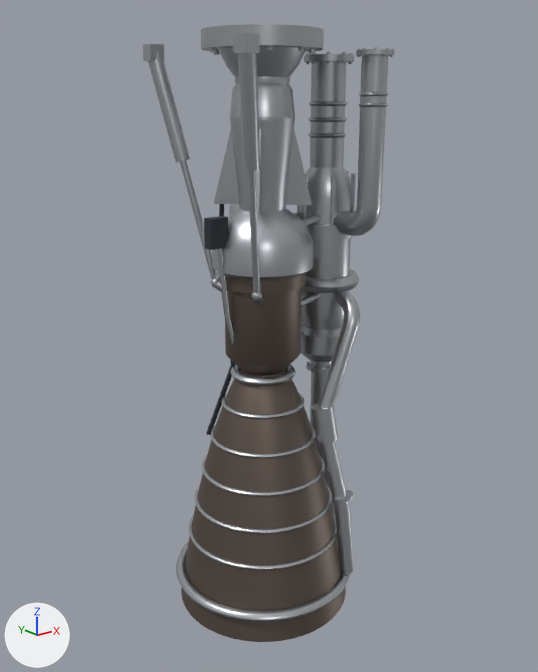
One commit to the Blender file assets/blender/eng_kerolox_workhorse.blend: the scene before it, then after it.
One viewpoint serves both versions: a camera (50 mm lens) standing at (-2.22, -2.82, 2.59) and looking at (0.05, 0.02, 1.46). Lighting does not change. The marker at lower left points along +X, +Y and +Z. The first picture is the older version. Objects named as collision shapes, trigger or cutter boxes, shadow casters or lower levels of detail are left out.

The first picture shows 'eng_kerolox_workhorse_LOD0'.
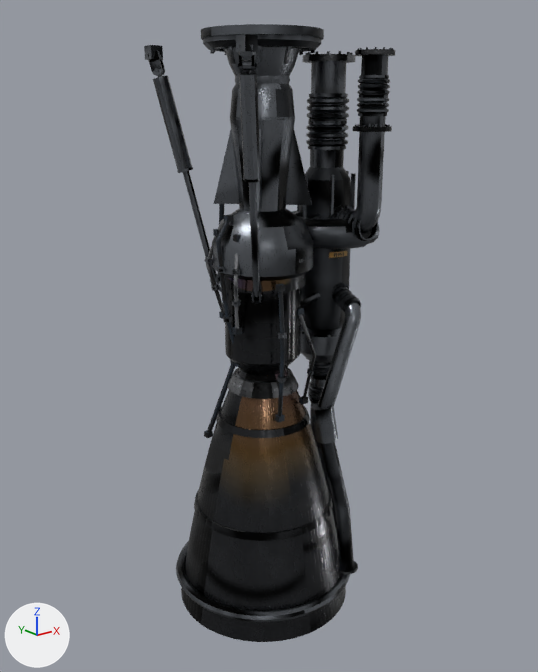
What differs and where, as boxes [x1, y1, x2, y2] in the pictures (538 x 672 px):
'eng_kerolox_workhorse_LOD0', surface changed, reshaped (darker)
    before: [143, 24, 395, 642]
    after: [144, 24, 395, 642]
part 1 of me_eng_kerolox_workhorse_lod0, added
    after: [219, 406, 308, 430]
part 2 of me_eng_kerolox_workhorse_lod0, added
    after: [203, 34, 321, 43]
part 3 of me_eng_kerolox_workhorse_lod0, rebuilt (12% narrower, 26% shorter)
    before: [230, 364, 296, 386]
    after: [234, 367, 292, 383]
part 4 of me_eng_kerolox_workhorse_lod0, rebuilt
    before: [306, 365, 329, 373]
    after: [309, 367, 329, 371]
part 5 of me_eng_kerolox_workhorse_lod0, rebuilt (not visible afterwards)
    before: [306, 360, 330, 369]
part 6 of me_eng_kerolox_workhorse_lod0, deleted
    before: [143, 33, 389, 570]
part 7 of me_eng_kerolox_workhorse_lod0, built on
    before: [148, 24, 395, 574]
    after: [144, 24, 395, 570]
part 8 of me_eng_kerolox_workhorse_lod0, built on
    after: [176, 541, 358, 622]
part 9 of me_eng_kerolox_workhorse_lod0, surface changed (darker)
    both: [181, 49, 368, 642]
part 10 of me_eng_kerolox_workhorse_lod0, recoloured
    before: [307, 49, 369, 240]
    after: [357, 49, 368, 55]
part 11 of me_eng_kerolox_workhorse_lod0, recoloured (light grey to black)
    both: [299, 167, 351, 330]

Diff of the bpy script that builds the scene:
```diff
--- a/assets/blender/eng_kerolox_workhorse.blend.py
+++ b/assets/blender/eng_kerolox_workhorse.blend.py
@@ mat_engine_metal @@
 mat_engine_metal = bpy.data.materials.new('engine_metal')
-# nodes: BsdfPrincipled, OutputMaterial
-# colours: light grey #bcbfc4
+# nodes: BsdfPrincipled, MapRange x2, Mapping, Math x7, Mix x3, NormalMap, OutputMaterial, SeparateColor x2, TexImage x4, UVMap x2
+# colours: grey #878c93
+# uses the picture img_eng_kerolox_workhorse_lod1_mask_png
+# uses the picture img_engine_metal_albedo_jpg
+# uses the picture img_engine_metal_normal_png
+# uses the picture img_engine_metal_orm_jpg
@@ mat_nozzle_hot @@
 mat_nozzle_hot = bpy.data.materials.new('nozzle_hot')
-# nodes: BsdfPrincipled, OutputMaterial
-# colours: brown #73675f
+# nodes: BsdfPrincipled, MapRange x4, Mapping, Math x8, Mix x4, NormalMap, OutputMaterial, SeparateColor x2, TexImage x4, UVMap x2, ValToRGB
+# colours: dark grey #4f5155, brown #957e50, brown #815d38, dark blue #55507c
+# uses the picture img_eng_kerolox_workhorse_lod1_mask_png
+# uses the picture img_nozzle_hot_albedo_jpg
+# uses the picture img_nozzle_hot_normal_png
+# uses the picture img_nozzle_hot_orm_jpg
@@ mat_engine_metal_satin @@
+mat_engine_metal_satin = bpy.data.materials.new('engine_metal_satin')
+# colours: grey #7e838a
+# uses the picture img_eng_kerolox_workhorse_lod1_mask_png
+# uses the picture img_engine_metal_satin_albedo_jpg
+# uses the picture img_engine_metal_satin_normal_png
+# uses the picture img_engine_metal_satin_orm_jpg
@@ mat_trim @@
+mat_trim = bpy.data.materials.new('trim')
+# colours: light grey #bec1c6
+# uses the picture img_eng_kerolox_workhorse_lod1_mask_png
+# uses the picture img_mf_trim_01_albedo_jpg
+# uses the picture img_mf_trim_01_normal_png
+# uses the picture img_mf_trim_01_orm_jpg
@@ mat_decal @@
+mat_decal = bpy.data.materials.new('decal')
+# colours: white #ffffff
+# uses the picture img_eng_kerolox_workhorse_lod1_mask_png
+# uses the picture img_mf_decals_01_albedo_png
+# uses the picture img_mf_decals_01_normal_png
+# uses the picture img_mf_decals_01_orm_jpg
@@ mat_nozzle_inner @@
+mat_nozzle_inner = bpy.data.materials.new('nozzle_inner')
+# colours: orange #b57a45, brown #957e50, brown #815d38, dark blue #55507c
+# uses the picture img_eng_kerolox_workhorse_lod1_mask_png
+# uses the picture img_nozzle_inner_albedo_jpg
+# uses the picture img_nozzle_inner_normal_png
+# uses the picture img_nozzle_inner_orm_jpg
@@ me_eng_kerolox_workhorse_lod0 @@
 # used by ob_eng_kerolox_workhorse_lod0; parent = ob_eng_kerolox_workhorse; location = (0.0, 0.0, 0.0)
-me_eng_kerolox_workhorse_lod0.from_pydata(...)  # 11139 vertices, 8764 faces; spans x -0.48..0.62, y -0.48..0.48, z 0.0..2.9
+me_eng_kerolox_workhorse_lod0.from_pydata(...)  # 28471 vertices, 17339 faces; spans x -0.48..0.62, y -0.48..0.48, z 0.0..2.9
+# me_eng_kerolox_workhorse_lod0 part 1: the loose piece of 112 vertices spanning x -0.46..0.46, y -0.46..0.46, z 0.0 is copied, and the copy is scaled about its middle by (0.498, 0.498, 1), then moved by (0.0, 0.0, 1.06), in mat_nozzle_hot; it spans x -0.23..0.23, y -0.23..0.23, z 1.06
+# me_eng_kerolox_workhorse_lod0 part 2: the loose piece of 56 vertices spanning x -0.28..0.28, y -0.28..0.28, z 2.82..2.9 is copied, and the copy is scaled about its middle by (0.965, 0.965, 0.25), then moved by (0.0, 0.0, -0.01), in mat_engine_metal_satin; it spans x -0.27..0.27, y -0.27..0.27, z 2.84..2.86
+# me_eng_kerolox_workhorse_lod0 part 3: the loose piece of 224 vertices spanning x -0.17..0.17, y -0.17..0.17, z 1.26..1.3 is rebuilt with 64 vertices and now spans x -0.15..0.15, y -0.15..0.15, z 1.27
+# me_eng_kerolox_workhorse_lod0 part 4: the loose piece of 24 vertices spanning x 0.32..0.5, y -0.09..0.09, z 1.21..1.23 is rebuilt with 32 vertices and now spans x 0.34..0.48, y -0.07..0.07, z 1.22
+# me_eng_kerolox_workhorse_lod0 part 5: the loose piece of 13 vertices spanning x 0.32..0.5, y -0.09..0.09, z 1.23 is rebuilt with 32 vertices and now spans x 0.34..0.48, y -0.07..0.07, z 1.23
+# me_eng_kerolox_workhorse_lod0 part 6: 113 loose pieces with 2487 vertices, spanning x -0.41..0.52, y -0.41..0.41, z 0.38..2.85, are deleted
+# me_eng_kerolox_workhorse_lod0 part 7: 140 vertices moved within x -0.36..0.51, y -0.36..0.36, z 0.56..2.82; 1715 vertices removed from x -0.39..0.6, y -0.39..0.43, z 0.54..2.85; 19748 vertices added at x -0.39..0.61, y -0.4..0.39, z 0.53..2.86
+# me_eng_kerolox_workhorse_lod0 part 8: 4 vertices removed from x -0.3..0.3, y -0.3..0.3, z 0.15; 1400 vertices added at x -0.48..0.48, y -0.48..0.48, z 0.12..0.21
+# me_eng_kerolox_workhorse_lod0 part 9: 1889 kept faces spanning x -0.46..0.56, y -0.46..0.46, z 0.0..2.9 get new texture (UV) coordinates
+# me_eng_kerolox_workhorse_lod0 part 10: 24 faces spanning x 0.26..0.56, y -0.34..0.15, z 1.94..2.82 switch from mat_engine_metal (light grey #bcbfc4) to mat_trim
+# me_eng_kerolox_workhorse_lod0 part 11: 168 faces spanning x -0.28..0.55, y -0.28..0.28, z 1.4..2.9 switch from mat_engine_metal (light grey #bcbfc4) to mat_engine_metal_satin
+# me_eng_kerolox_workhorse_lod0 part 12: the surface is now shaded flat
+# other edits to the shape of me_eng_kerolox_workhorse_lod0 do not show in these pictures
 me_eng_kerolox_workhorse_lod0.materials.append(mat_nozzle_hot)
 me_eng_kerolox_workhorse_lod0.materials.append(mat_detail_dark)
+me_eng_kerolox_workhorse_lod0.materials.append(mat_decal)
+me_eng_kerolox_workhorse_lod0.materials.append(mat_nozzle_inner)
```
